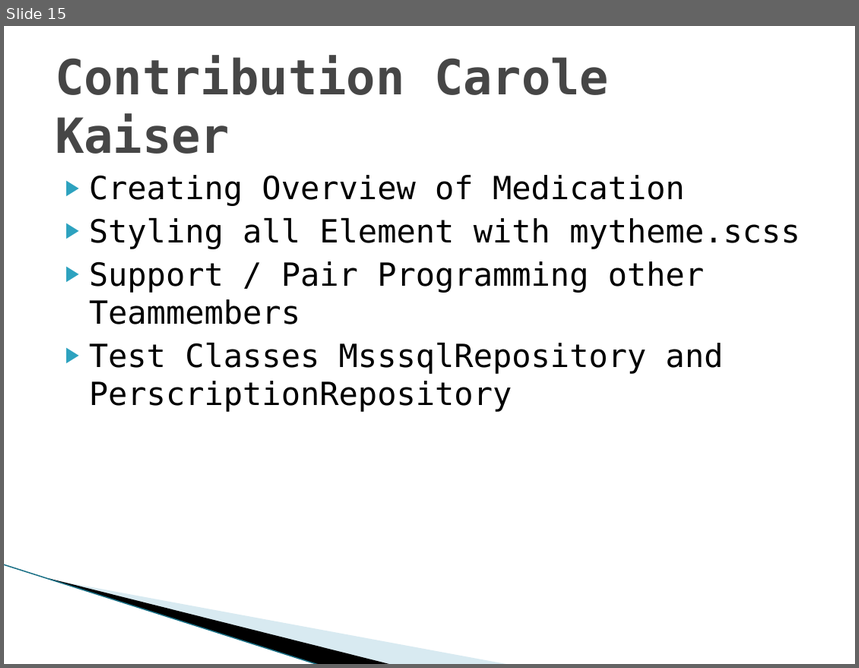
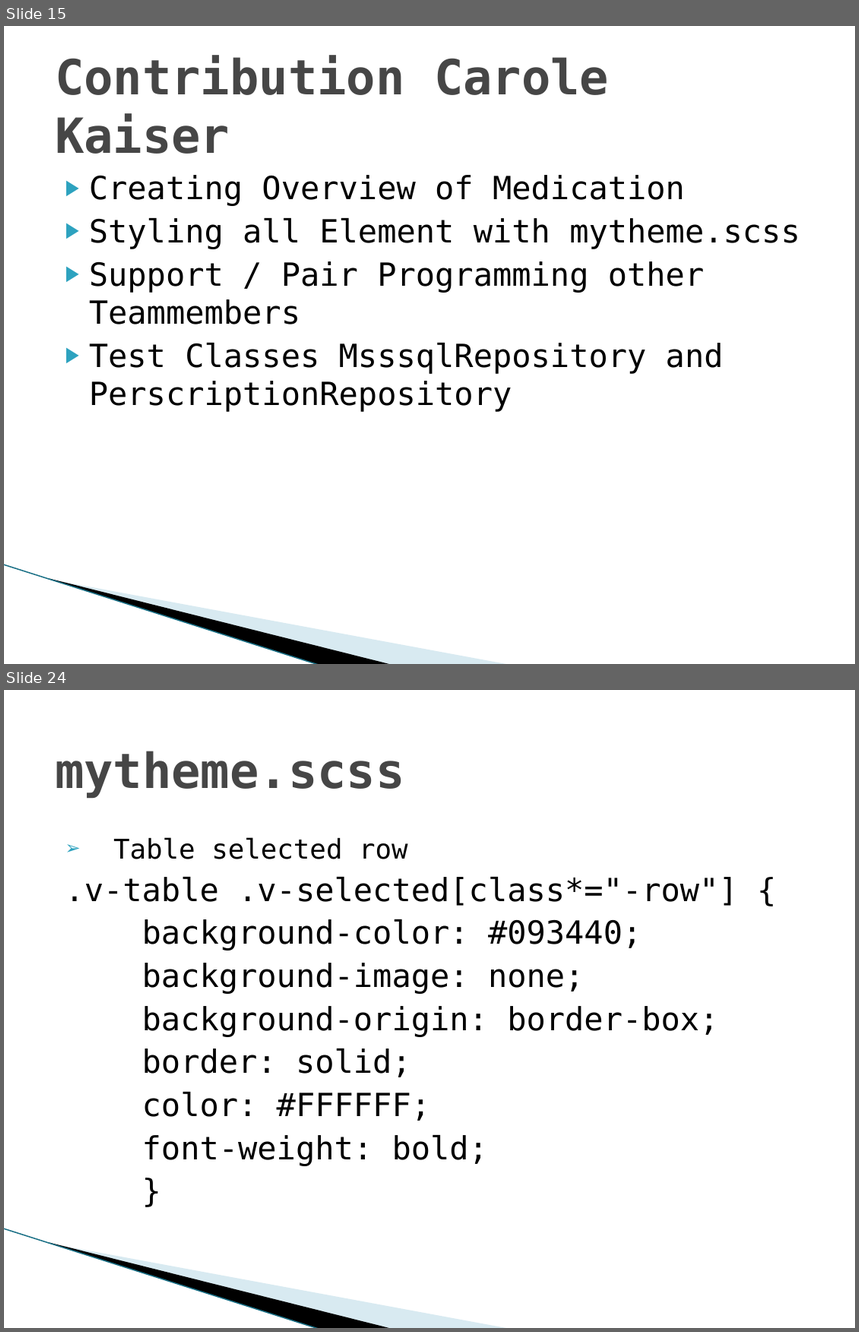
Before and after one commit to MarwinPhilips/ch.bfh.btx8081.w2015.schwarz, a slide deck: Documents/Task 14/Task 14.pptx. Shown one above the other, each under a label of ours: slide 15 before the commit, slides 15 and 24 after it; the slides between them are not shown. The pictures are 859x668 and 859x1332 pixels, drawn with LibreOffice and Linux fonts; fonts in the diff are those of the drawing; background and template pictures are left out. Boxes give left, top, right and bottom in pixels: in the first picture for what was removed or moved away, otherwise in the second. Text is boxed around its words. In the diff, an @@ line names an element or a change of style, - is before the commit and + after.

Commit message:
Added my slides for Presentation.

```diff
--- a/Documents/Task 14/Task 14.pptx
+++ b/Documents/Task 14/Task 14.pptx
@@ slide 24 added at (4,690,855,1328), background #FFFFFF; not listed: 3 template elements that a slide beside it also shows @@
@@ title added at (55,751,405,798), 41 pt, text #464646, bold @@
+mytheme.scss
@@ text added at (65,837,738,1167), 27 pt, text #000000 @@
+  ➢ Table selected row
+.v-table .v-selected[class*="-row"] {
+background-color: #093440;
+background-image: none;
+background-origin: border-box;
+border: solid;
+color: #FFFFFF;
+font-weight: bold;
+}
```
Also in this commit, not shown: 8 other slides added.
